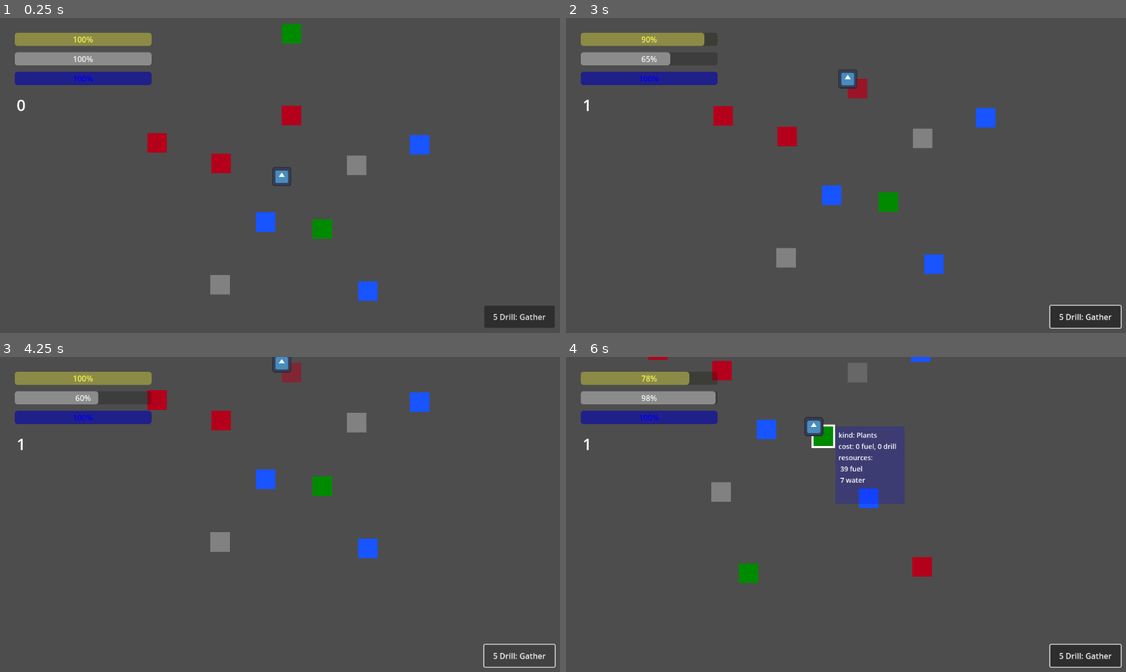
Above: before the commit, frames 1-4 (two rows, left to right).
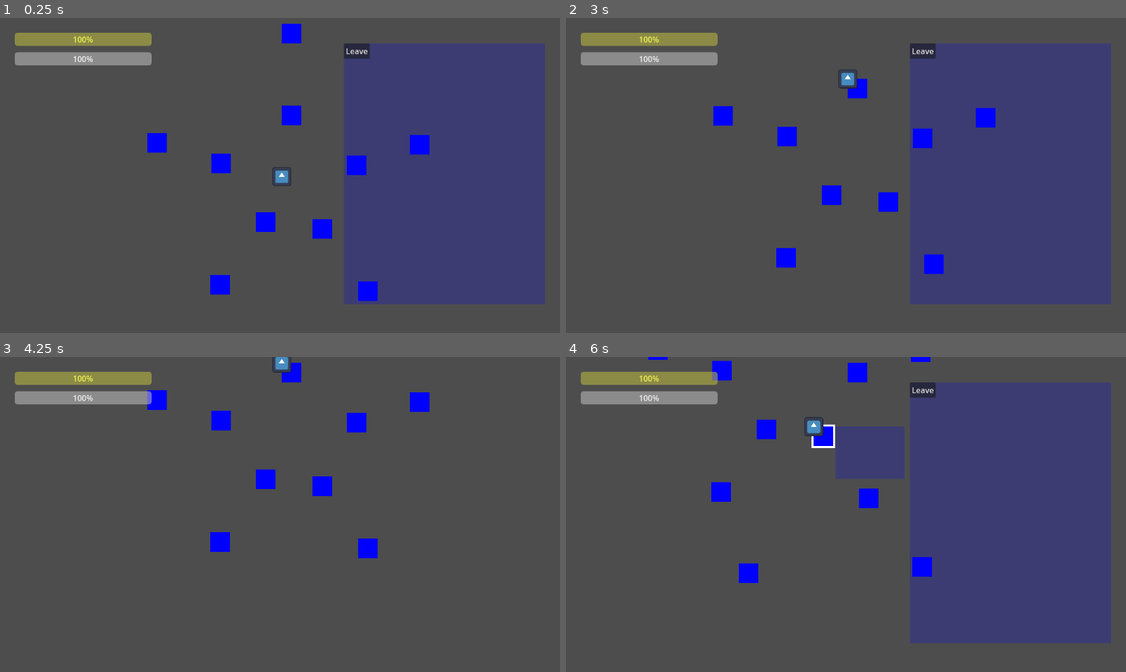
Above: after the commit, the same moments.

Repository: Lukko-Digital/upwell
Game: Godot game, scene res://src/map/map.tscn
The game is run twice, just before and just after one commit, with the same random seed, the same clock (stepped at 60 frames per second) and the same inputs. The engine's default icon, where the game draws it, is replaced by a stand-in: a white triangle on a blue panel in a dark square.
Inputs (mouse positions are in pixels of both pictures, inside the frame that each line leads up to):
- Up to frame 1 (0.25 s): no input
- Up to frame 2 (3 s): click "5 Drill: Gather" (after the commit: "Leave") at 0.5 s; click (1086, 317) at 1.25 s, where only the run before the commit has a clickable "5 Drill: Gather"; click (1086, 317) at 2 s, where only the run before the commit has a clickable "5 Drill: Gather"; tap Enter at 2.75 s; drag from (857, 115) to (857, 33) at 2.77 s
- Up to frame 3 (4.25 s): click "5 Drill: Gather" (after the commit: "Leave") at 3.5 s
- Up to frame 4 (6 s): tap Space at 4.25 s; drag from (924, 423) to (857, 372) at 4.27 s; click "5 Drill: Gather" (after the commit: "Leave") at 5 s; tap Enter at 5.75 s; move the mouse to (823, 435) at 5.77 s; click (823, 435) at 5.92 s

The runs differ from the first frame. In frame 1, 33% of the frame differs, in the area x 2-99%, y 1-99%; in frame 2, 34%; in frame 3, 3.7%; in frame 4, 35%, in the area x 2-100%, y 0-99%.
Error before the commit: Invalid access to property or key 'harvested' on a base object of type 'Nil'. (res://src/map/player.gd:44)

Commit message:
Encoutner resource and UI

Diff:
--- /dev/null
+++ b/src/map/encounters/encounter.gd
@@ -0,0 +1,8 @@
+extends Resource
+class_name Encounter
+
+@export var prereq = {}
+@export var text = ""
+@export var cost = {}
+@export var reward = {}
+@export var next_encounters: Array[Encounter] = []
--- a/src/map/pipe.gd
+++ b/src/map/pipe.gd
@@ -18,29 +18,22 @@
 var visited: bool = false
 var harvested: bool = false
 
-const info_template = "kind: %s \ncost: %.0f fuel, %.0f drill \nresources: \n%s"
+const info_template = "Fuel Cost: %.0f \nDanger: %d/3 \nLife Forms: %d/5 \nResources: %d/4"
+var cost = {"fuel" = 0, "drill" = 0}
+var attributes: PipeType
 
-var cost = {"fuel" = 0, "drill" = 0}
-var resources = {"fuel" = 0, "drill" = 0, "water" = 0}
-var resources_text = ""
-var attributes: PipeAttributes
+const PIPE_TYPES: Array[PipeType] = [
 
-const ATTRIBUTES_LIST: Array[PipeAttributes] = [
-	preload ("res://src/map/pipe_types/lore.tres"),
-	preload ("res://src/map/pipe_types/plants.tres"),
-	preload ("res://src/map/pipe_types/rocks.tres"),
-	preload ("res://src/map/pipe_types/village.tres"),
 ]
 
+var points_of_interest: Array[Encounter]
+var completed_encounters: Array[Encounter] = []
+
 func _ready():
-	attributes = ATTRIBUTES_LIST[randi() % ATTRIBUTES_LIST.size()]
-	for resource in attributes.resources:
-		resources[resource] = max(0, attributes.resources[resource] + randf_range( - 10, 10))
+	# attributes = PIPE_TYPES[randi() % PIPE_TYPES.size()]
+	# points_of_interest = attributes.points_of_interest
 
-	resources_text = get_info()
-
-	color = attributes.color
-	cost["drill"] = attributes.drill_cost
+	# cost["drill"] = attributes.drill_cost
 
 	hide()
 	info_tag.hide()
@@ -95,11 +88,4 @@
 
 func update_cost(_pipe: Pipe=null):
 	cost["fuel"] = position.distance_to(player.position) / 15
-	pipe_info.text = info_template % [attributes.name, cost["fuel"],cost["drill"],resources_text]
-
-func get_info() -> String:
-	var info = ""
-	for resource in resources:
-		if resources[resource] > 0:
-			info += " %.0f %s\n" % [resources[resource],resource]
-	return info
+	pipe_info.text = info_template % [cost["fuel"]]
--- a/src/map/pipe.tscn
+++ b/src/map/pipe.tscn
@@ -33,7 +33,7 @@
 layout_mode = 0
 offset_left = 45.0
 offset_right = 186.0
-offset_bottom = 158.0
+offset_bottom = 107.0
 color = Color(0, 0, 1, 0.215686)
 
 [node name="PipeInfo" type="Label" parent="InfoTag"]
@@ -43,9 +43,10 @@
 offset_right = 136.0
 offset_bottom = 74.0
 theme_override_font_sizes/font_size = 14
-text = "kind:
-cost: _ fuel, _ drill
-resources: "
+text = "Fuel Cost:
+Danger: 			- - -
+Life Forms:		- - - - -
+Resources:		- - - - "
 
 [node name="Unknown" type="Label" parent="InfoTag"]
 visible = false
@@ -58,11 +59,12 @@
 text = "???"
 
 [node name="TooFar" type="Label" parent="InfoTag"]
+visible = false
 layout_mode = 0
-offset_left = 10.0
-offset_top = 6.0
-offset_right = 116.0
-offset_bottom = 29.0
+offset_left = 16.0
+offset_top = 85.0
+offset_right = 122.0
+offset_bottom = 108.0
 theme_override_colors/font_color = Color(1, 0, 0, 1)
 theme_override_font_sizes/font_size = 14
 text = "PIPE TOO FAR"
--- a/src/map/pipe_types/lore.tres
+++ /dev/null
@@ -1,14 +0,0 @@
-[gd_resource type="Resource" script_class="PipeAttributes" load_steps=2 format=3 uid="uid://b8l2o5pfnoxoy"]
-
-[ext_resource type="Script" path="res://src/map/pipe_types/pipe_attributes.gd" id="1_80ynw"]
-
-[resource]
-script = ExtResource("1_80ynw")
-name = "Lore"
-resources = {
-"drill": 0.0,
-"fuel": 10.0,
-"water": 0.0
-}
-color = Color(0.709833, 0, 0.105861, 1)
-drill_cost = 35.0
--- a/src/map/pipe_types/pipe_attributes.gd
+++ b/src/map/pipe_types/pipe_attributes.gd
@@ -1,8 +1,8 @@
 extends Resource
-class_name PipeAttributes
+class_name PipeType
 
 @export var name: String = ""
-@export var resources = {"fuel": 0.0, "water": 0.0, "drill": 0.0}
-@export var color: Color
 
 @export var drill_cost: float = 1
+
+@export var points_of_interest: Array[Encounter]
--- a/src/map/pipe_types/plants.tres
+++ /dev/null
@@ -1,14 +0,0 @@
-[gd_resource type="Resource" script_class="PipeAttributes" load_steps=2 format=3 uid="uid://c1s3gw0hg018n"]
-
-[ext_resource type="Script" path="res://src/map/pipe_types/pipe_attributes.gd" id="1_6aqpg"]
-
-[resource]
-script = ExtResource("1_6aqpg")
-name = "Plants"
-resources = {
-"drill": 0.0,
-"fuel": 35.0,
-"water": 15.0
-}
-color = Color(0, 0.540633, 0, 1)
-drill_cost = 0.0
--- a/src/map/pipe_types/rocks.tres
+++ /dev/null
@@ -1,14 +0,0 @@
-[gd_resource type="Resource" script_class="PipeAttributes" load_steps=2 format=3 uid="uid://dojsfdrokmgx2"]
-
-[ext_resource type="Script" path="res://src/map/pipe_types/pipe_attributes.gd" id="1_xurmy"]
-
-[resource]
-script = ExtResource("1_xurmy")
-name = "Rocks"
-resources = {
-"drill": 45.0,
-"fuel": 0.0,
-"water": 0.0
-}
-color = Color(0.505344, 0.505344, 0.505344, 1)
-drill_cost = 10.0
--- a/src/map/pipe_types/village.tres
+++ /dev/null
@@ -1,14 +0,0 @@
-[gd_resource type="Resource" script_class="PipeAttributes" load_steps=2 format=3 uid="uid://bbrpok0ear7am"]
-
-[ext_resource type="Script" path="res://src/map/pipe_types/pipe_attributes.gd" id="1_snbhk"]
-
-[resource]
-script = ExtResource("1_snbhk")
-name = "Village"
-resources = {
-"drill": 20.0,
-"fuel": 5.0,
-"water": 50.0
-}
-color = Color(0.0930073, 0.330486, 1, 1)
-drill_cost = 5.0
--- a/src/map/player.gd
+++ b/src/map/player.gd
@@ -1,20 +1,15 @@
 extends Sprite2D
 
-@onready var resource_bars = $ResourceBars
-@onready var lore_label = $ResourceBars/lore
+@onready var resource_bars = $UI/ResourceBars
+@onready var encounter_container = $UI/EncounterContainer
+@onready var encounters = $UI/EncounterContainer/ScrollContainer/Encounters
 
 var current_pipe: Pipe = null
 
 var resources = {
 	"fuel": 100.0,
 	"drill": 100.0,
-	"water": 100.0
 }
-
-var lore: int = 0:
-	set(value):
-		lore = value
-		lore_label.text = "%d" % value
 
 func move_to(pipe: Pipe):
 	current_pipe = pipe
@@ -24,38 +19,9 @@
 		resources[resource] -= current_pipe.cost[resource]
 		print(resource, resources[resource])
 
-	update_resources()
+	current_pipe.visited = true
 
-	if current_pipe.attributes.name == "Lore" and not current_pipe.visited:
-		current_pipe.color.a = 0.75
-		lore += 1
+	encounter_container.show()
 
-	current_pipe.visited = true
-	current_pipe.cost["drill"] = min(5, current_pipe.cost["drill"])
-
-func _process(_delta):
-	# resources["water"] -= delta * 2.5
-	resource_bars.get_node("water").value = resources["water"]
-
-func gather():
-	if resources["drill"] < 5:
-		return
-
-	if not current_pipe.harvested:
-		resources["drill"] -= 5
-
-	for resource in current_pipe.resources:
-		resources[resource] += current_pipe.resources[resource]
-
-		current_pipe.resources[resource] = 0
-		current_pipe.resources_text = "harvested"
-		current_pipe.color.a = 0.5
-
-	current_pipe.harvested = true
-
-	update_resources()
-
-func update_resources():
-	for resource in current_pipe.resources:
-		resources[resource] = min(resources[resource], 100.0)
-		resource_bars.get_node(resource).value = resources[resource]
+func leave_encounter():
+	encounter_container.hide()
--- a/src/map/player.tscn
+++ b/src/map/player.tscn
@@ -8,9 +8,6 @@
 
 [sub_resource type="CircleShape2D" id="CircleShape2D_j20ql"]
 radius = 1200.0
-
-[sub_resource type="LabelSettings" id="LabelSettings_jaspe"]
-font_size = 32
 
 [node name="Player" type="Sprite2D"]
 scale = Vector2(0.3, 0.3)
@@ -27,9 +24,22 @@
 [node name="CollisionShape2D" type="CollisionShape2D" parent="VisionRadius"]
 shape = SubResource("CircleShape2D_j20ql")
 
-[node name="ResourceBars" type="CanvasLayer" parent="."]
+[node name="UI" type="CanvasLayer" parent="."]
 
-[node name="fuel" type="ProgressBar" parent="ResourceBars"]
+[node name="ResourseBars" type="Control" parent="UI"]
+layout_mode = 3
+anchors_preset = 0
+offset_right = 40.0
+offset_bottom = 40.0
+
+[node name="drill" type="ProgressBar" parent="UI/ResourseBars"]
+offset_left = 30.0
+offset_top = 70.0
+offset_right = 310.0
+offset_bottom = 97.0
+value = 100.0
+
+[node name="fuel" type="ProgressBar" parent="UI/ResourseBars"]
 modulate = Color(1, 1, 0.356863, 1)
 offset_left = 30.0
 offset_top = 30.0
@@ -37,41 +47,29 @@
 offset_bottom = 57.0
 value = 100.0
 
-[node name="drill" type="ProgressBar" parent="ResourceBars"]
-offset_left = 30.0
-offset_top = 70.0
-offset_right = 310.0
-offset_bottom = 97.0
-value = 100.0
+[node name="EncounterContainer" type="ColorRect" parent="UI"]
+offset_left = 703.0
+offset_top = 52.0
+offset_right = 1114.0
+offset_bottom = 585.0
+size_flags_horizontal = 3
+size_flags_vertical = 3
+color = Color(0, 0, 1, 0.215686)
 
-[node name="water" type="ProgressBar" parent="ResourceBars"]
-modulate = Color(0, 0, 1, 1)
-offset_left = 30.0
-offset_top = 110.0
-offset_right = 310.0
-offset_bottom = 137.0
-value = 100.0
-
-[node name="lore" type="Label" parent="ResourceBars"]
-offset_left = 34.0
-offset_top = 155.0
-offset_right = 74.0
-offset_bottom = 178.0
-text = "0"
-label_settings = SubResource("LabelSettings_jaspe")
-
-[node name="Button" type="Button" parent="ResourceBars"]
-anchors_preset = 3
-anchor_left = 1.0
-anchor_top = 1.0
+[node name="ScrollContainer" type="ScrollContainer" parent="UI/EncounterContainer"]
+layout_mode = 1
+anchors_preset = 15
 anchor_right = 1.0
 anchor_bottom = 1.0
-offset_left = -162.0
-offset_top = -60.0
-offset_right = -18.0
-offset_bottom = -15.0
-grow_horizontal = 0
-grow_vertical = 0
-text = "5 Drill: Gather"
+grow_horizontal = 2
+grow_vertical = 2
 
-[connection signal="pressed" from="ResourceBars/Button" to="." method="gather"]
+[node name="Encounters" type="VBoxContainer" parent="UI/EncounterContainer/ScrollContainer"]
+layout_mode = 2
+alignment = 1
+
+[node name="Button" type="Button" parent="UI/EncounterContainer/ScrollContainer/Encounters"]
+layout_mode = 2
+text = "Leave"
+
+[connection signal="pressed" from="UI/EncounterContainer/ScrollContainer/Encounters/Button" to="." method="leave_encounter"]
Not shown: 1 places in src/map/player.tscn that only renumber resources
